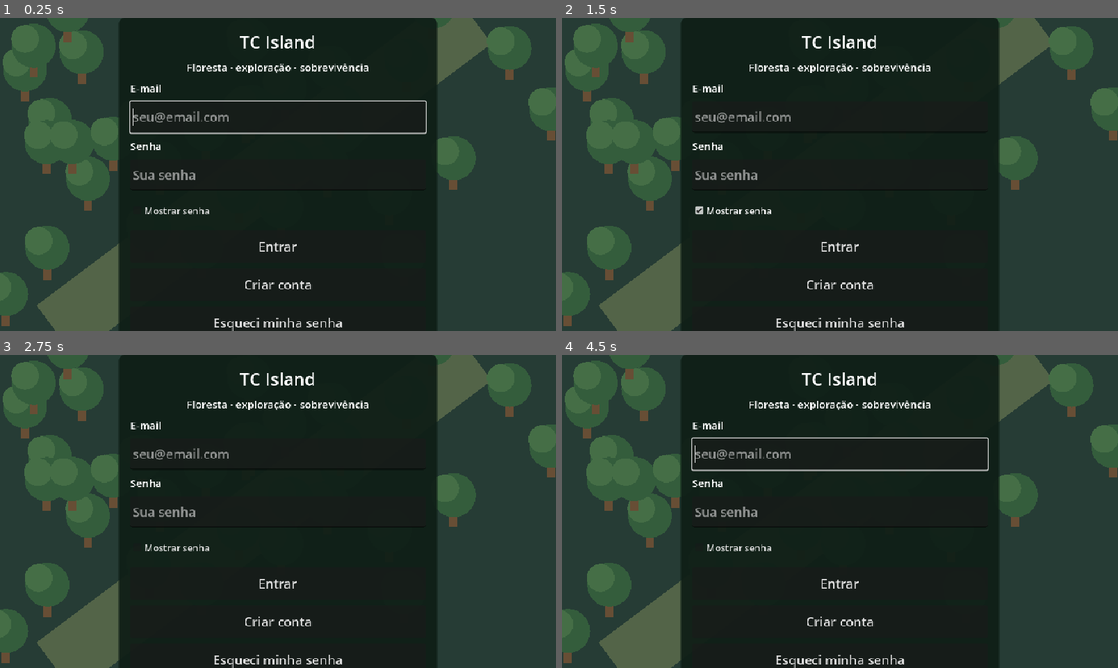
Above: before the commit, frames 1-4 (two rows, left to right).
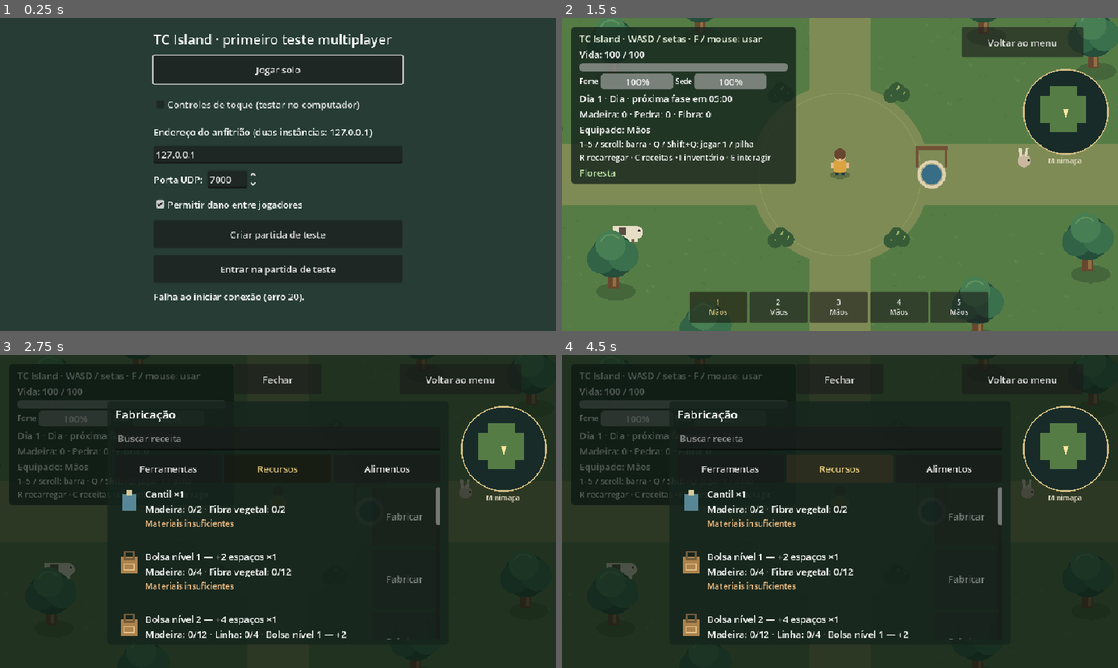
Above: after the commit, the same moments.

Repository: GustavoTc-Web/Tece-Island
Game: Godot game, scene res://tests/network_probe.tscn
Same seed, same stepped clock (60 frames per second), same inputs: the game is played once before the commit and once after it. This scene is started directly instead of the project's main scene.
Inputs (mouse positions are in pixels of both pictures, inside the frame that each line leads up to):
- Up to frame 1 (0.25 s): no input
- Up to frame 2 (1.5 s): click (840, 68) at 0.5 s, where only the run after the commit has a clickable "Jogar solo"; click (840, 208) at 1.25 s, where only the run before the commit has a clickable "Mostrar senha"
- Up to frame 3 (2.75 s): tap Enter at 2 s; move the mouse to (400, 495) at 2.02 s; hold D (move_right) from 2.03 s (still down); hold C (crafting) from 2.03 s (still down); click (400, 495) at 2.17 s
- Up to frame 4 (4.5 s): release D (move_right) at 2.75 s; release C (crafting) at 2.75 s; click (728, 467) at 2.75 s, where only the run after the commit has a clickable "Ferramentas"; click (840, 583) at 3.5 s, where only the run before the commit has a clickable "Entrar"; click (840, 467) at 4.25 s, where only the run after the commit has a clickable "Recursos"

The runs differ from the first frame. In frame 1, 57% of the frame differs, in the area x 0-100%, y 0-100%; in frame 2, 85%; in frame 3, 25%; in frame 4, 26%.

Commit message:
test: validar atualização controles persistência e multiplayer

Diff:
--- a/scenes/hud.tscn
+++ b/scenes/hud.tscn
@@ -32,7 +32,7 @@
 layout_mode = 2
 theme_override_colors/font_color = Color(0.9, 0.94, 0.85, 1)
 theme_override_font_sizes/font_size = 16
-text = "TC Island 0.7 · WASD / setas · Usar: F / mouse · Interagir: E"
+text = "TC Island · WASD / setas · F / mouse: usar"
 
 [node name="HealthLabel" type="Label" parent="Controls/Rows"]
 layout_mode = 2
--- a/scripts/animal_spawner.gd
+++ b/scripts/animal_spawner.gd
@@ -3,6 +3,7 @@
 @export var cow_limit: int = 3
 @export var replenish_interval: float = 120.0
 @export var fish_limit := 8
+@export var total_land_limit := 48
 @export var bird_chance := 0.02
 @export var bird_attempt_interval := 60.0
 var bird_clock := 60.0
@@ -86,9 +87,11 @@
 	return bird
 func spawn(kind: String, avoid_player: bool = true) -> NeutralAnimal:
 	var count := 0
+	var total_land := 0
 	for animal in get_tree().get_nodes_in_group("animals"):
-		if animal.kind == kind: count += 1
-	if count >= (cow_limit if kind == "vaca" else rabbit_limit): return null
+		if animal.kind in ["coelho", "vaca"]: total_land += 1
+		if animal.kind == kind and animal.global_position.distance_to(player.global_position) <= 1600: count += 1
+	if total_land >= total_land_limit or count >= (cow_limit if kind == "vaca" else rabbit_limit): return null
 	var shape := CircleShape2D.new()
 	shape.radius = 18
 	var query := PhysicsShapeQueryParameters2D.new()
--- a/scripts/hud.gd
+++ b/scripts/hud.gd
@@ -90,6 +90,7 @@
 		button.custom_minimum_size = Vector2(100, 54)
 		button.focus_mode = Control.FOCUS_NONE
 		button.add_theme_font_size_override("font_size", 12)
+		button.clip_text = true
 		button.pressed.connect(func():
 			if current_panel != "" or showing_death: return
 			if network_mode: network_action_requested.emit("select", index)
@@ -116,8 +117,8 @@
 	$Controls/Rows/Instructions.visible = not value
 	$Controls/Rows/EquipmentKeys.visible = not value
 	for label in [$Controls/Rows/Equipment, $Controls/Rows/Prompt, $Controls/Rows/Pickup, $Controls/Rows/Feedback]:
-		label.custom_minimum_size.x = 560 if value else 0
-		label.autowrap_mode = TextServer.AUTOWRAP_WORD_SMART if value else TextServer.AUTOWRAP_OFF
+		label.custom_minimum_size.x = 360
+		label.autowrap_mode = TextServer.AUTOWRAP_WORD_SMART
 		label.size_flags_horizontal = Control.SIZE_SHRINK_BEGIN
 	if value:
 		touch_sizes(self)
--- a/scripts/world.gd
+++ b/scripts/world.gd
@@ -21,7 +21,7 @@
 
 
 func _ready() -> void:
-	world_seed = randi_range(1, 2147480000)
+	if world_seed == 0: world_seed = int($Exploration.random_seed) if $Exploration.random_seed > 0 else randi_range(1, 2147480000)
 	if persistence_enabled:
 		var store := SaveStore.new()
 		store.path = progress_path
@@ -196,7 +196,7 @@
 			node.remove_from_group("enemies")
 			node.queue_free()
 			continue
-		if node is NeutralAnimal and not node.is_fish() and distance > 2200:
+		if node is NeutralAnimal and node.kind == "garca_azul" and distance > 2200:
 			node.remove_from_group("animals")
 			node.queue_free()
 			continue
--- /dev/null
+++ b/tests/native_fixture_session.gd
@@ -0,0 +1,7 @@
+extends "res://scripts/network/session.gd"
+# Offline gameplay fixture only, excluded by the release preset.
+var fixture_path := "res://.tools/native-fixture-%d-%d.json" % [OS.get_process_id(), Time.get_ticks_usec()]
+func prepare_game(path: String) -> Node:
+	var scene: Node = super.prepare_game(path)
+	if scene != null and path == SOLO: scene.progress_path = fixture_path
+	return scene
--- a/tests/network_probe.gd
+++ b/tests/network_probe.gd
@@ -11,10 +11,12 @@
 var guest_id := 0
 
 func _ready() -> void:
+	FirebaseAuth.config.enabled = false # Test-only offline gameplay, never a mock login.
 	for arg in OS.get_cmdline_user_args():
 		if arg.begins_with("--role="): role = arg.trim_prefix("--role=")
 		if arg.begins_with("--port="): port = int(arg.trim_prefix("--port="))
 	main = load("res://scenes/main.tscn").instantiate()
+	main.set_script(load("res://tests/native_fixture_session.gd"))
 	add_child(main)
 	if role == "host":
 		main.host_game(port, true)
--- a/tests/network_update_probe.gd
+++ b/tests/network_update_probe.gd
@@ -8,10 +8,12 @@
 var checks := 0
 var reports := {}
 func _ready() -> void:
+	FirebaseAuth.config.enabled = false # Test-only offline gameplay, never a mock login.
 	for arg in OS.get_cmdline_user_args():
 		if arg.begins_with("--role="): role = arg.trim_prefix("--role=")
 		if arg.begins_with("--port="): port = int(arg.trim_prefix("--port="))
 	main = load("res://scenes/main.tscn").instantiate()
+	main.set_script(load("res://tests/native_fixture_session.gd"))
 	add_child(main)
 	if role == "host":
 		main.host_game(port)
--- a/tests/validate_expansion.gd
+++ b/tests/validate_expansion.gd
@@ -57,9 +57,13 @@
 	minimap.reveal()
 	check(minimap.explored.size() > explored, "Exploração cresce ao visitar região nova")
 	var sleeping := 0
+	var dormant_animals := 0
 	for node in world.get_node("WorldObjects").get_children():
 		if node is ForestCreature and not node.is_physics_processing(): sleeping += 1
+		if node is NeutralAnimal and node.kind in ["coelho", "vaca"] and node.global_position.distance_to(player.global_position) > 2200:
+			if not node.is_physics_processing() and not node.is_queued_for_deletion(): dormant_animals += 1
 	check(sleeping >= 4, "Guardiões distantes têm IA desativada")
+	check(dormant_animals > 0, "Animais terrestres antigos permanecem no mundo, inativos quando distantes")
 	player.position = Vector2(-2304, 768)
 	await step()
 	var awake := 0
--- a/tests/validate_integration.gd
+++ b/tests/validate_integration.gd
@@ -42,7 +42,7 @@
 	shape.radius = 10
 	var query := PhysicsShapeQueryParameters2D.new()
 	query.shape = shape
-	query.collision_mask = 1
+	query.collision_mask = 9
 	var start := Vector2i(player.position / 24)
 	var queue: Array[Vector2i] = [start]
 	var seen := {start: true}
@@ -53,7 +53,7 @@
 		index += 1
 		for direction in [Vector2i.LEFT, Vector2i.RIGHT, Vector2i.UP, Vector2i.DOWN]:
 			var next: Vector2i = cell + direction
-			if next.x < 0 or next.x >= 288 or next.y < 0 or next.y >= 64 or seen.has(next): continue
+			if seen.has(next) or not WorldTerrain.contains(Vector2(next) * 24 + Vector2(12, 12)): continue
 			seen[next] = true
 			query.transform = Transform2D(0, Vector2(next) * 24 + Vector2(12, 12))
 			if player.get_world_2d().direct_space_state.intersect_shape(query).is_empty():
--- a/tests/validate_menu.gd
+++ b/tests/validate_menu.gd
@@ -35,7 +35,12 @@
 
 func run() -> void:
 	root.size = Vector2i(960, 540)
+	var auth := root.get_node("FirebaseAuth")
+	var original_config: Dictionary = auth.config.duplicate(true)
+	auth.config.enabled = false
+	print("TEST: fixture de gameplay offline; nenhuma autenticação positiva simulada")
 	session = load("res://scenes/main.tscn").instantiate()
+	session.set_script(load("res://tests/native_fixture_session.gd"))
 	root.add_child(session)
 	await step()
 	var solo := find_button("Jogar solo")
@@ -49,6 +54,10 @@
 	if is_instance_valid(session.game):
 		check(session.game.get_script() != null and session.game.get_node("Structures").player != null, "Mapa inicializado")
 		check(session.multiplayer.multiplayer_peer is OfflineMultiplayerPeer, "Solo usa rede offline")
+		if DisplayServer.get_name() != "headless":
+			DirAccess.make_dir_recursive_absolute("res://.tools/screenshots")
+			await RenderingServer.frame_post_draw
+			root.get_texture().get_image().save_png("res://.tools/screenshots/game-main-native.png")
 		var player: Node2D = session.game.get_node("WorldObjects/Player")
 		var point := player.position
 		session.game.get_node("HUD").set_panel("inventory")
@@ -94,5 +103,6 @@
 	session.return_to_menu("Fim")
 	session.queue_free()
 	await step()
+	auth.config = original_config
 	print("MENU failures: ", failures)
 	quit(1 if failures else 0)
--- a/tests/validate_mobile.gd
+++ b/tests/validate_mobile.gd
@@ -39,8 +39,13 @@
 func run() -> void:
 	root.size = Vector2i(960, 540)
 	var mobile := root.get_node("MobileInput")
+	var auth := root.get_node("FirebaseAuth")
+	var original_config: Dictionary = auth.config.duplicate(true)
+	auth.config.enabled = false
+	print("TEST: fixture de gameplay offline; nenhuma autenticação positiva simulada")
 	mobile.set_enabled(true)
 	session = load("res://scenes/main.tscn").instantiate()
+	session.set_script(load("res://tests/native_fixture_session.gd"))
 	root.add_child(session)
 	await step()
 	await tap_button(find_button(session.menu, "Jogar solo"))
@@ -133,11 +138,16 @@
 	check(not structures.active and inv.count_item("fogueira") == 1, "Cancelar conserva objeto")
 	hud.set_panel("inventory")
 	await step()
+	if DisplayServer.get_name() != "headless":
+		DirAccess.make_dir_recursive_absolute("res://.tools/screenshots")
+		await RenderingServer.frame_post_draw
+		root.get_texture().get_image().save_png("res://.tools/screenshots/mobile-native.png")
 	await tap_button(world.get_node("ExitUI").get_child(0))
 	await step()
 	check(session.menu != null and session.game == null and not paused, "Menu por toque responde a partir de partida pausada")
 	mobile.set_enabled(false)
 	session.queue_free()
 	await step()
+	auth.config = original_config
 	print("MOBILE: ", checks, " verificações, ", failures, " falhas")
 	quit(1 if failures else 0)
--- a/tests/validate_stage2.gd
+++ b/tests/validate_stage2.gd
@@ -49,7 +49,7 @@
 	index = 0
 	check(system.start_placement(index), "Colocação fecha painel e inicia prévia")
 	check(not system.can_place(player.position), "Não sobrepõe jogador")
-	check(not system.can_place(Vector2(10, 10)), "Não sobrepõe bordas")
+	check(not system.can_place(WorldTerrain.BOUNDS.position - Vector2(10, 10)), "Não sobrepõe bordas")
 	system.cancel()
 	check(inv.count_item("cama") == 1, "Cancelar preserva item")
 	system.start_placement(index)
--- a/tests/validate_update_b.gd
+++ b/tests/validate_update_b.gd
@@ -47,7 +47,7 @@
 		check(building.loot.contents == contents, "Revisita não sorteia novamente")
 	for well in get_nodes_in_group("wells"):
 		check(accessible_point(well.position + Vector2(0, 48), reachable), "Poço alcançável: " + str(well.position))
-	check(player.get_node("Camera2D").limit_right == 6912 and world.get_node("Borders/Right").position.x == 6896, "Câmera e borda cobrem deserto")
+	check(player.get_node("Camera2D").limit_right == 6912 and world.terrain.get_child_count() > 0, "Câmera e borda cobrem deserto")
 	var structures := world.get_node("Structures")
 	inv.add_resource("cama")
 	inv.add_resource("fogueira")
--- a/tests/validate_update_c.gd
+++ b/tests/validate_update_c.gd
@@ -121,8 +121,9 @@
 	check(drop.quantity in [2, 3], "Vaca deixa duas ou três carnes")
 	var correct_habitat := true
 	for animal in get_nodes_in_group("animals"):
-		correct_habitat = correct_habitat and animal.position.x < 5376
-	check(correct_habitat, "Animais ficam em regiões com vegetação")
+		if animal.is_fish(): correct_habitat = correct_habitat and WorldTerrain.is_water(animal.position)
+		elif animal.kind in ["coelho", "vaca"]: correct_habitat = correct_habitat and WorldTerrain.region_at(animal.position).get("kind", "") in ["Floresta", "Campos", "Pântano"]
+	check(correct_habitat, "Peixes ficam na água e animais terrestres na vegetação")
 	world.queue_free()
 	await step()
 	print("UPDATE C: ", checks, " verificações, ", failures, " falhas")
Not shown, changed: export_presets.cfg
Not shown, added: tests/native_fixture_session.gd.uid
Not shown, added: tests/validate_wells.gd.uid
Not shown, changed: docs/EQUILIBRIO.md
Not shown, changed: docs/PROGRESSO.md
Not shown, added: docs/VALIDACAO.md
